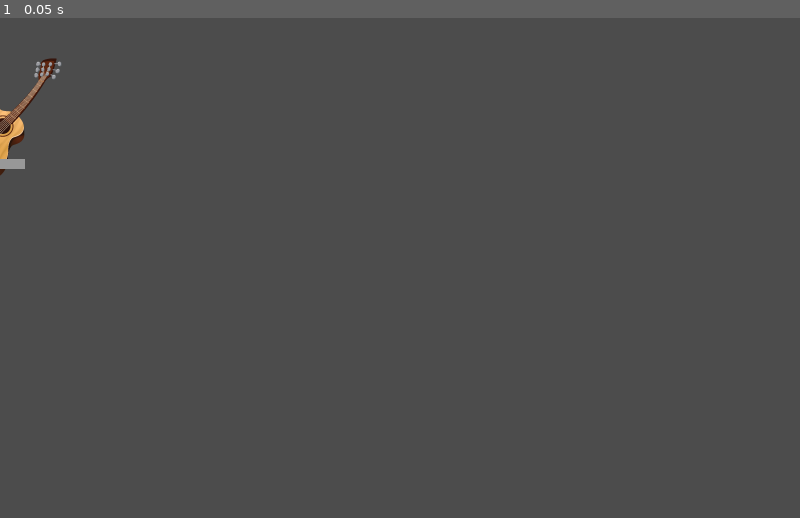
Above: before the commit, frame 1.
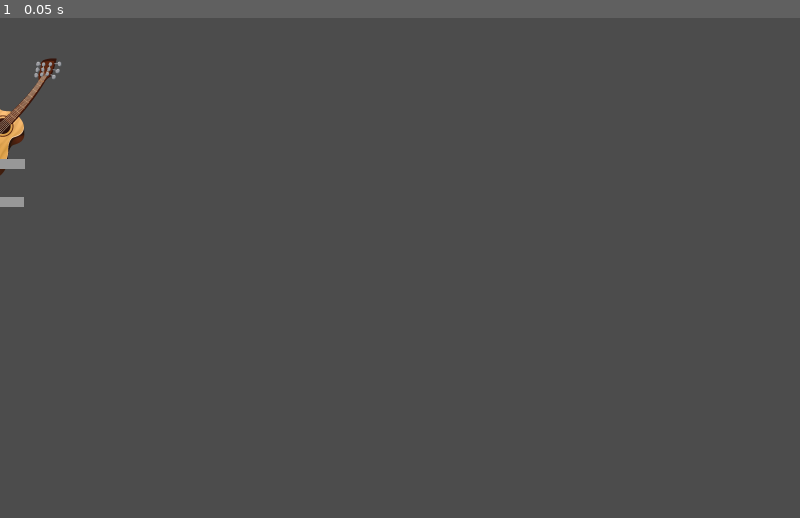
Above: after the commit, the same moment.

Repository: paralinguist/Chestral
Game: Godot game, scene res://Musician.tscn
Two runs of this game, one before a commit and one after it. Both use one fixed random seed, a clock stepped at 60 frames per second and the inputs below. This scene is started directly instead of the project's main scene.
Inputs:
- Up to frame 1 (0.05 s): no input

The runs differ from the first frame. In frame 1, less than 0.1% of the frame differs, in the area x 0-3%, y 35-38%.

Commit message:
Implemented basic protocol commands
Basic protocols in Chestral server and musician scenes.

Diff:
--- a/ChestralServer.gd
+++ b/ChestralServer.gd
@@ -118,14 +118,30 @@
         _server.get_peer(id).put_packet(message.to_utf8())
         if incoming.begins_with('align|'):
             var align_value = int(incoming.right(6))
-            var damage_done = $ChestralBoss.realign(align_value)
-            $Panel/MessageLog.text += clients[id].playername + ' did damage: ' + str(damage_done) + '\n'
+            #Should pass id so boss can calculate resonance/harmonics
+            var align_done = $ChestralBoss.realign(align_value, 1)
+            $Panel/MessageLog.text += clients[id].playername + ' aligned: ' + str(align_done) + '\n'
+        elif incoming.begins_with('aligm|'):
+            var align_value = incoming.right(6)
+            align_value = align_value.split('x')
+            var align_mag = align_value[0]
+            var times = align_value[1]
+            var align_done = $ChestralBoss.realign(align_mag, times)
         elif incoming.begins_with('inter|'):
             var inter_value = int(incoming.right(6))
             clients[id].apply_int(inter_value)
         elif incoming.begins_with('adjin|'):
             var inter_value = int(incoming.right(6))
             clients[get_adjacent(id)].apply_int(inter_value)
+        elif incoming.begins_with('sooth|'):
+            var soothe_value = int(incoming.right(6))
+            clients[get_adjacent(id)].apply_soothe(soothe_value)
+        elif incoming.begins_with('reson|'):
+            var reson_value = int(incoming.right(6))
+            clients[get_adjacent(id)].apply_resonance(reson_value)
+        elif incoming.begins_with('harmo|'):
+            var harmo_value = int(incoming.right(6))
+            clients[get_adjacent(id)].apply_harmonics(harmo_value)
         elif incoming.begins_with('sooae|'):
             #Need to implement this as instant
             var soothe_value = int(incoming.right(6))
--- a/ChestralServer.tscn
+++ b/ChestralServer.tscn
@@ -61,6 +61,9 @@
 margin_top = 15.0
 margin_right = 334.0
 margin_bottom = 50.0
+__meta__ = {
+"_edit_use_anchors_": false
+}
 
 [node name="ChestralBoss" parent="." instance=ExtResource( 2 )]
 position = Vector2( 760, 526 )
--- a/Musician.gd
+++ b/Musician.gd
@@ -30,16 +30,52 @@
         if interference <= 0:
             interference = 0
         else:
-            $InterferenceLabel.visible = true
+            $Interference/InterferenceLabel.visible = true
             $Interference.visible = true
     else:
         interference = inter_value
-    $InterferenceLabel.text = str(interference)
+    $Interference/InterferenceLabel.text = str(interference)
+
+#directly changes harmonics + label bar
+func set_harmonics(harmonics_value, additive):
+    if additive:
+        harmonics = harmonics + harmonics_value
+        if harmonics <= 0:
+            harmonics = 0
+        else:
+            $HarmonicsLabel.visible = true
+            $Harmonics.visible = true
+    else:
+        harmonics = harmonics_value
+    $HarmonicsLabel.text = str(harmonics)
+
+#directly changes resonance + label bar
+func set_resonance(resonance_value, additive):
+    if additive:
+        resonance = resonance + resonance_value
+        if resonance <= 0:
+            resonance = 0
+        else:
+            $ResonanceLabel.visible = true
+            $Resonance.visible = true
+    else:
+        resonance = resonance_value
+    $ResonanceLabel.text = str(resonance)
 
 #Applies interference with a timer
 func apply_int(inter_value):
     set_interference(inter_value, true)
     $IntTimer.start()
+
+#Applies harmonics with a timer
+func apply_harmonics(harmonics_value):
+    set_harmonics(harmonics_value, true)
+    $HarmonicsTimer.start()
+
+#Applies resonance with a timer
+func apply_resonance(resonance_value):
+    set_resonance(resonance_value, true)
+    $ResonanceTimer.start()
 
 #directly changes soothe + label bar
 func set_soothe(soothe_value, additive):
@@ -48,11 +84,11 @@
         if soothe <= 0:
             soothe = 0
         else:
-            $SootheLabel.visible = true
+            $Soothe/SootheLabel.visible = true
             $Soothe.visible = true
     else:
         soothe = soothe_value
-    $SootheLabel.text = str(soothe)
+    $Soothe/SootheLabel.text = str(soothe)
 
 #Apply an int of soothe to muso - instant is a bool, is this instant or applied on timer?
 func apply_soothe(soothe_value, instant):
@@ -75,7 +111,6 @@
         image = load("res://Sprites/Instruments/violin.png")
     $Sprite.texture = image
 
-
 func set_avatar(filename):
     var avatar_file = 'res://Sprites/Orcs/' + filename
     if ResourceLoader.exists(avatar_file):
@@ -86,19 +121,23 @@
 func _process(delta):
     $Interference.value = $IntTimer.time_left
     if soothe <= 0:
-        $SootheLabel.visible = false
+        $Soothe/SootheLabel.visible = false
         $Soothe.visible = false
     if interference <= 0:
-        $InterferenceLabel.visible = false
+        $Interference/InterferenceLabel.visible = false
         $Interference.visible = false
-
 
 func _on_IntTimer_timeout():
     set_interference(0, false)
-
 
 func _on_SootheTimer_timeout():
     current_irritation = current_irritation - soothe
     if current_irritation < 0:
         current_irritation = 0
     set_soothe(0, false)
+
+func _on_HarmonicsTimer_timeout():
+    set_harmonics(0, false)
+
+func _on_ResonanceTimer_timeout():
+    set_resonance(0, false)
--- a/Musician.tscn
+++ b/Musician.tscn
@@ -13,6 +13,12 @@
 bg_color = Color( 0.854902, 0.521569, 0.0901961, 1 )
 
 [sub_resource type="StyleBoxFlat" id=4]
+
+[sub_resource type="StyleBoxFlat" id=5]
+bg_color = Color( 0.803922, 0.305882, 0.905882, 1 )
+
+[sub_resource type="StyleBoxFlat" id=6]
+bg_color = Color( 0.815686, 0.854902, 0.14902, 1 )
 
 [node name="Musician" type="Node2D"]
 script = ExtResource( 1 )
@@ -35,6 +41,15 @@
 "_edit_use_anchors_": false
 }
 
+[node name="InterferenceLabel" type="Label" parent="Interference"]
+margin_left = 21.0
+margin_top = 1.0
+margin_right = 79.0
+margin_bottom = 21.0
+__meta__ = {
+"_edit_use_anchors_": false
+}
+
 [node name="Soothe" type="ProgressBar" parent="."]
 margin_left = -51.0
 margin_top = 326.0
@@ -49,6 +64,16 @@
 "_edit_use_anchors_": false
 }
 
+[node name="SootheLabel" type="Label" parent="Soothe"]
+margin_left = 4.0
+margin_top = 4.0
+margin_right = 44.0
+margin_bottom = 27.0
+text = "0"
+__meta__ = {
+"_edit_use_anchors_": false
+}
+
 [node name="Irritation" type="ProgressBar" parent="."]
 margin_left = -50.0
 margin_top = 282.0
@@ -56,8 +81,51 @@
 margin_bottom = 302.0
 custom_styles/fg = SubResource( 3 )
 custom_styles/bg = SubResource( 4 )
+percent_visible = false
+__meta__ = {
+"_edit_use_anchors_": false
+}
+
+[node name="Harmonics" type="ProgressBar" parent="."]
+margin_left = -52.0
+margin_top = 358.0
+margin_right = 48.0
+margin_bottom = 378.0
+custom_styles/fg = SubResource( 5 )
+custom_styles/bg = SubResource( 4 )
 value = 50.0
 percent_visible = false
+__meta__ = {
+"_edit_use_anchors_": false
+}
+
+[node name="HarmonicsLabel" type="Label" parent="Harmonics"]
+margin_left = 25.0
+margin_top = -1.0
+margin_right = 77.0
+margin_bottom = 19.0
+__meta__ = {
+"_edit_use_anchors_": false
+}
+
+[node name="Resonance" type="ProgressBar" parent="."]
+margin_left = -52.0
+margin_top = 358.0
+margin_right = 48.0
+margin_bottom = 378.0
+custom_styles/fg = SubResource( 6 )
+custom_styles/bg = SubResource( 4 )
+value = 50.0
+percent_visible = false
+__meta__ = {
+"_edit_use_anchors_": false
+}
+
+[node name="ResonanceLabel" type="Label" parent="Resonance"]
+margin_left = 25.0
+margin_top = -1.0
+margin_right = 77.0
+margin_bottom = 19.0
 __meta__ = {
 "_edit_use_anchors_": false
 }
@@ -76,28 +144,19 @@
 wait_time = 10.0
 one_shot = true
 
+[node name="HarmonicsTimer" type="Timer" parent="."]
+wait_time = 5.0
+one_shot = true
+
+[node name="ResonanceTimer" type="Timer" parent="."]
+wait_time = 5.0
+one_shot = true
+
 [node name="SootheTimer" type="Timer" parent="."]
 wait_time = 5.0
 one_shot = true
 
-[node name="InterferenceLabel" type="Label" parent="."]
-margin_left = -29.0
-margin_top = 258.0
-margin_right = 29.0
-margin_bottom = 278.0
-__meta__ = {
-"_edit_use_anchors_": false
-}
-
-[node name="SootheLabel" type="Label" parent="."]
-margin_left = -47.0
-margin_top = 330.0
-margin_right = -7.0
-margin_bottom = 353.0
-text = "0"
-__meta__ = {
-"_edit_use_anchors_": false
-}
-
 [connection signal="timeout" from="IntTimer" to="." method="_on_IntTimer_timeout"]
+[connection signal="timeout" from="HarmonicsTimer" to="." method="_on_HarmonicsTimer_timeout"]
+[connection signal="timeout" from="ResonanceTimer" to="." method="_on_ResonanceTimer_timeout"]
 [connection signal="timeout" from="SootheTimer" to="." method="_on_SootheTimer_timeout"]
Not shown: 1 places in Musician.tscn that only renumber resources
